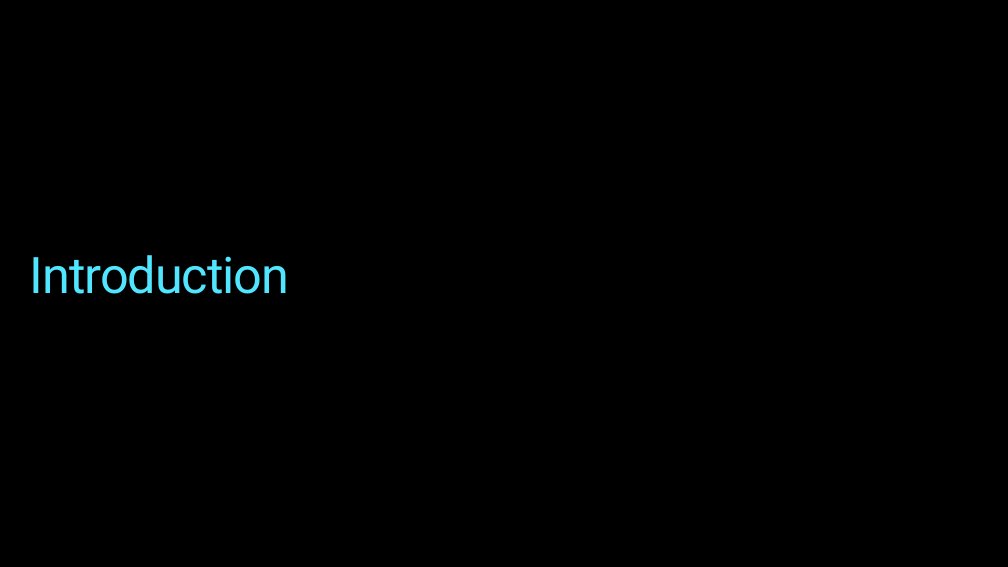
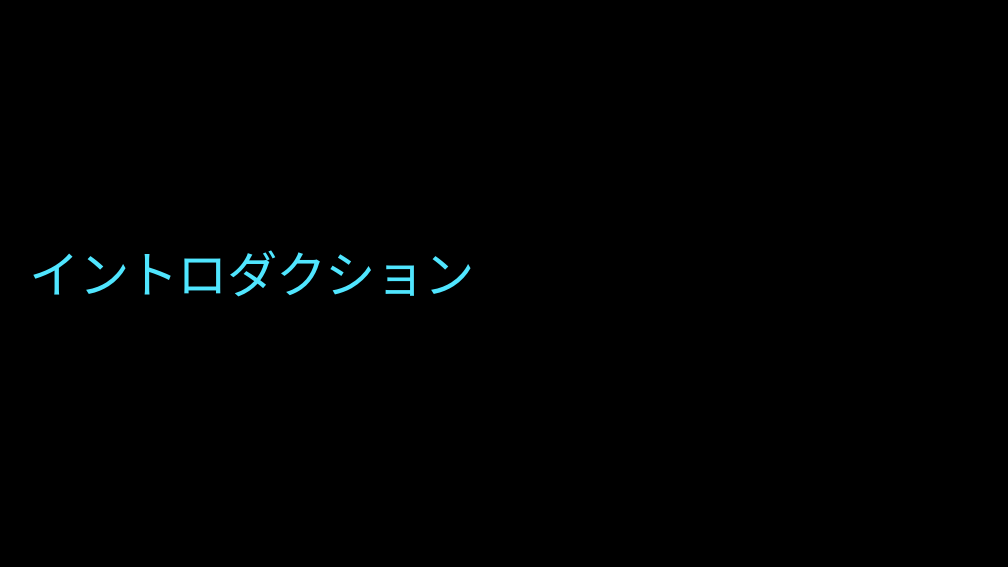
Before and after one commit to yahanda/Azure-Proactive-Resiliency-Library-v2, a slide deck: slide 11 of tools/Mandatory - Executive Summary presentation - Template.pptx. Drawn at 1008x567 pixels with LibreOffice and Linux fonts; fonts in the diff are those of the drawing; background and template pictures are left out. Boxes give left, top, right and bottom in pixels: in the first picture for what was removed or moved away, otherwise in the second. Text is boxed around its words. In the diff, an @@ line names an element or a change of style, - is before the commit and + after.

```diff
--- a/tools/Mandatory - Executive Summary presentation - Template.pptx
+++ b/tools/Mandatory - Executive Summary presentation - Template.pptx
@@ title at [30, 250, 475, 297]: text changed; font Roboto to Noto Sans CJK JP @@
-Introduction
+イントロダクション
```
Also in this commit, not shown: 12 other slides changed, 21 slides added, 21 slides removed, 1 other file.
